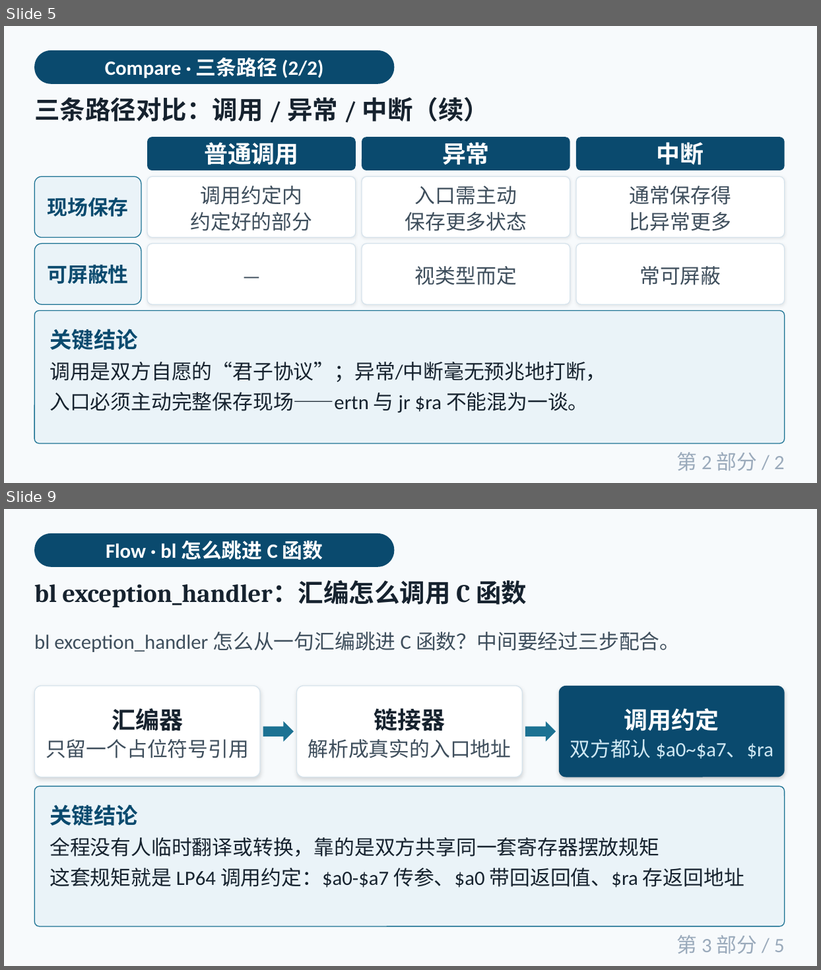
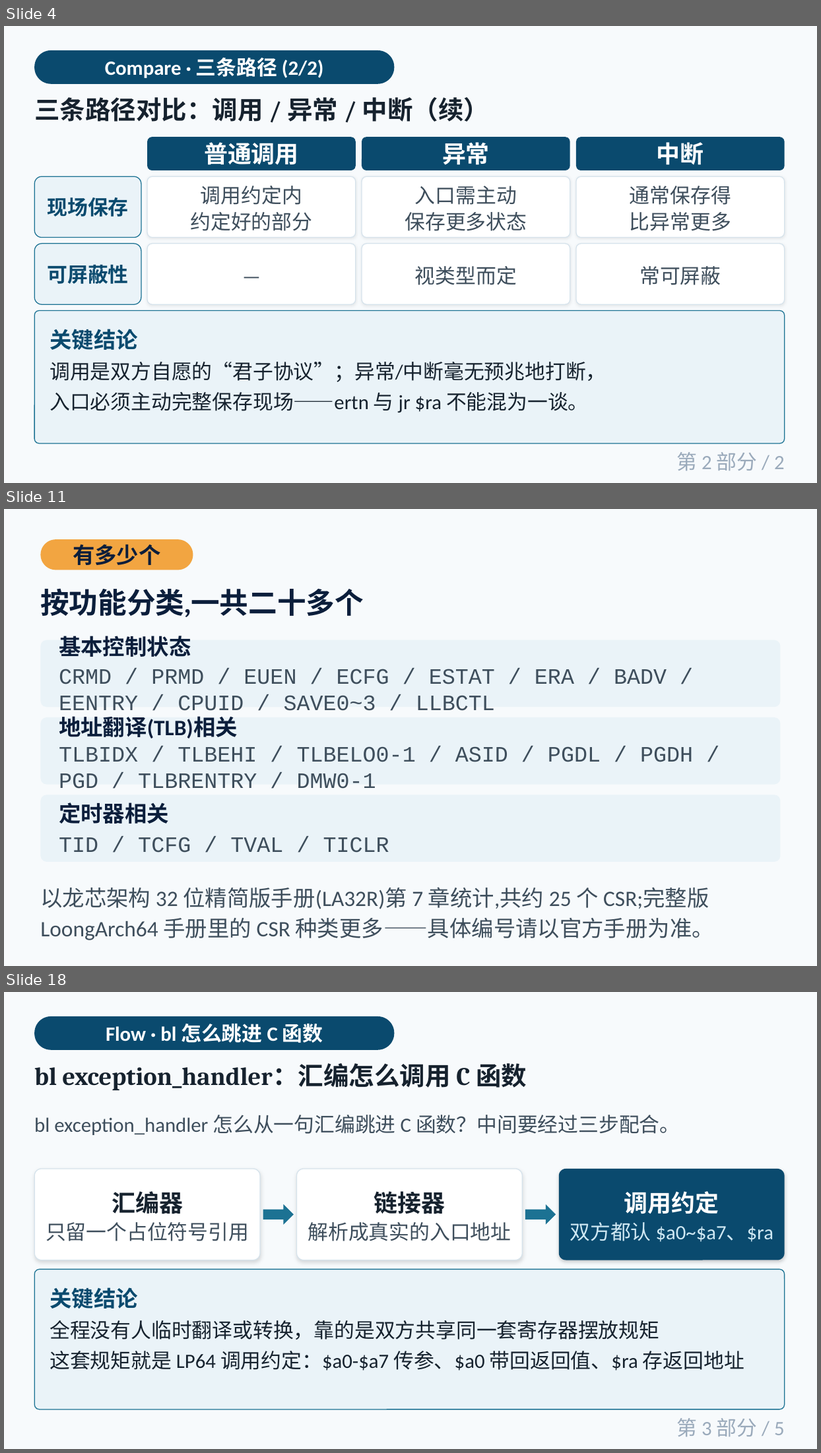
Before and after one commit to cxi218447-byte/miniOS, a slide deck: docs/09/week09_异常与中断_第1-2部分.pptx. Shown one above the other, each under a label of ours: slides 5 and 9 before the commit, slides 4, 11 and 18 after it; the slides between them are not shown. The pictures are 821x970 and 821x1453 pixels, drawn with LibreOffice and Linux fonts; fonts in the diff are those of the drawing. Boxes give left, top, right and bottom in pixels: in the first picture for what was removed or moved away, otherwise in the second. Text is boxed around its words. In the diff, an @@ line names an element or a change of style, - is before the commit and + after.

```diff
--- a/docs/09/week09_异常与中断_第1-2部分.pptx
+++ b/docs/09/week09_异常与中断_第1-2部分.pptx
@@ slide 11 added at <box>4,509,817,966</box>, background #F7FAFC @@
@@ rounded rectangle added at <box>40,539,193,570</box>, fill #F2A541 @@
@@ text added at <box>73,544,160,565</box>, 26 pt, text #0B1E3B, bold @@
+有多少个
@@ text added at <box>40,588,363,617</box>, 34 pt, text #0B1E3B, bold @@
+按功能分类,一共二十多个
@@ rounded rectangle added at <box>40,640,781,707</box>, fill #EAF3F8 @@
@@ text added at <box>59,636,191,657</box>, 26 pt, text #0B1E3B, bold @@
+基本控制状态
@@ text added at <box>59,669,667,717</box>, 26 pt, text #3E4E5C @@
+CRMD / PRMD / EUEN / ECFG / ESTAT / ERA / BADV / EENTRY / CPUID / SAVE0~3 / LLBCTL
@@ rounded rectangle added at <box>40,718,781,785</box>, fill #EAF3F8 @@
@@ text added at <box>59,716,238,739</box>, 26 pt, text #0B1E3B, bold @@
+地址翻译(TLB)相关
@@ text added at <box>59,747,693,789</box>, 26 pt, text #3E4E5C @@
+TLBIDX / TLBEHI / TLBELO0-1 / ASID / PGDL / PGDH / PGD / TLBRENTRY / DMW0-1
@@ rounded rectangle added at <box>40,795,781,862</box>, fill #EAF3F8 @@
@@ text added at <box>59,803,169,824</box>, 26 pt, text #0B1E3B, bold @@
+定时器相关
@@ text added at <box>59,837,389,853</box>, 26 pt, text #3E4E5C @@
+TID / TCFG / TVAL / TICLR
@@ text added at <box>40,887,714,941</box>, 26 pt, text #3E4E5C @@
+以龙芯架构 32 位精简版手册(LA32R)第 7 章统计,共约 25 个 CSR;完整版 LoongArch64 手册里的 CSR 种类更多——具体编号请以官方手册为准。
@@ what was slide 5 is now slide 4 @@
@@ what was slide 9 is now slide 18 @@
```
Also in this commit, not shown: 4 slides changed, 40 other slides added, 8 slides removed, 6 other files.
